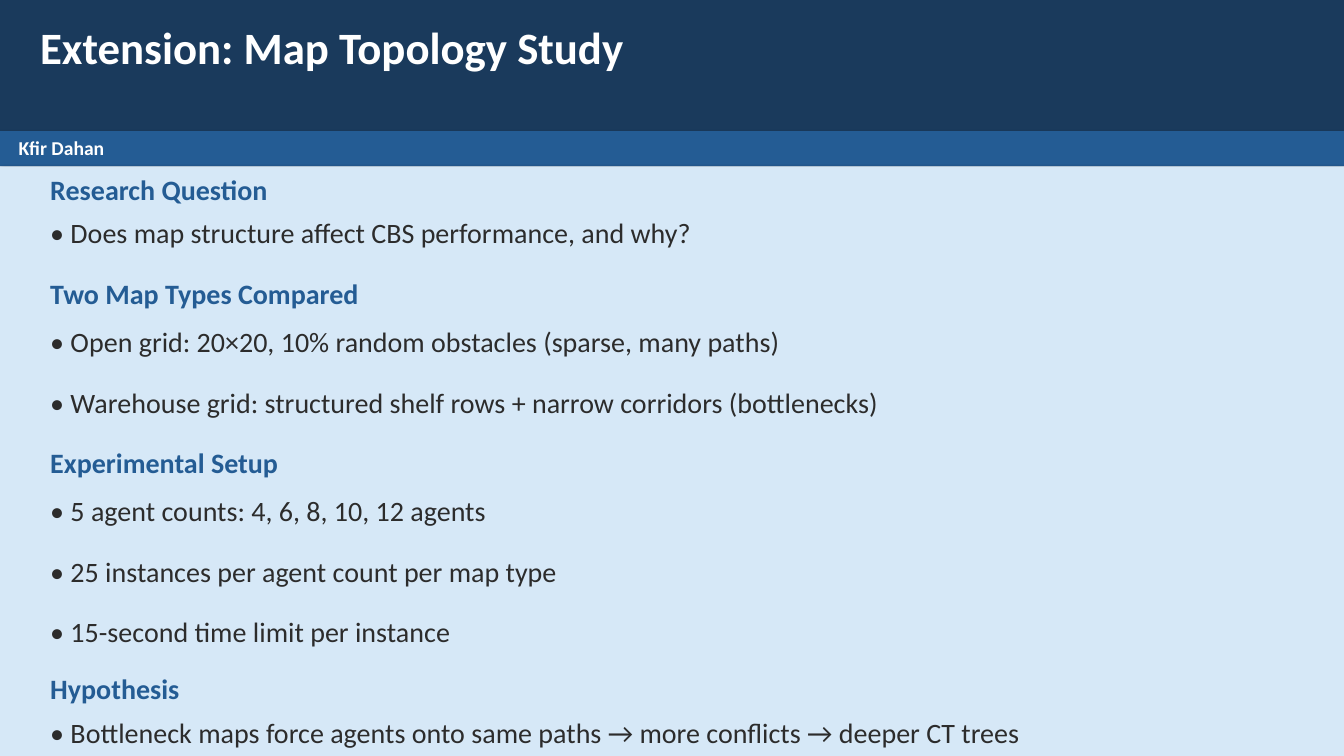
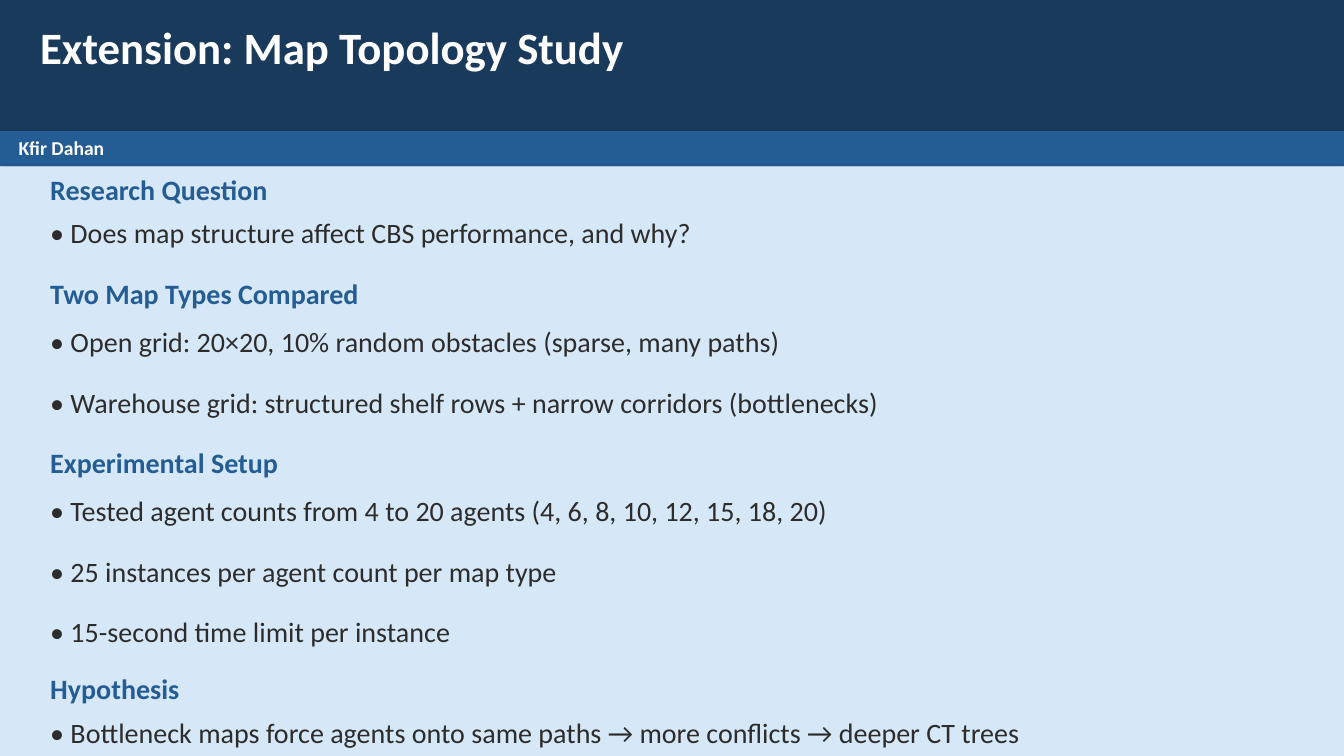
Before and after one commit to eladdamti100/mapf-cbs, a slide deck: slide 12 of results/presentation.pptx. Drawn at 1344x756 pixels with LibreOffice and Linux fonts; fonts in the diff are those of the drawing. Boxes give left, top, right and bottom in pixels: in the first picture for what was removed or moved away, otherwise in the second. Text is boxed around its words. In the diff, an @@ line names an element or a change of style, - is before the commit and + after.

```diff
--- a/results/presentation.pptx
+++ b/results/presentation.pptx
@@ text at (70,500,827,526): text changed @@
-• 5 agent counts: 4, 6, 8, 10, 12 agents
+• Tested agent counts from 4 to 20 agents (4, 6, 8, 10, 12, 15, 18, 20)
```
Also in this commit, not shown: 2 other slides changed.
